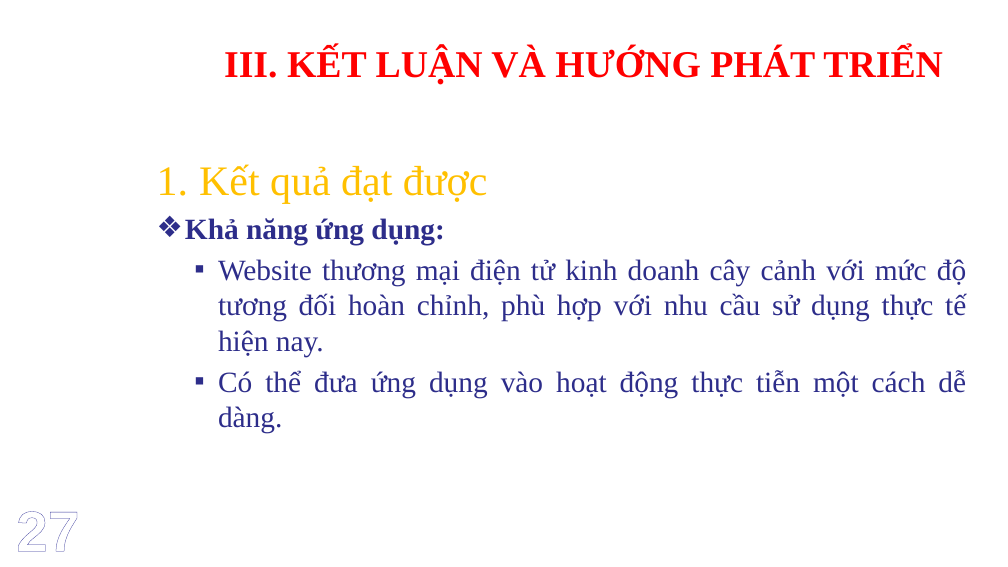
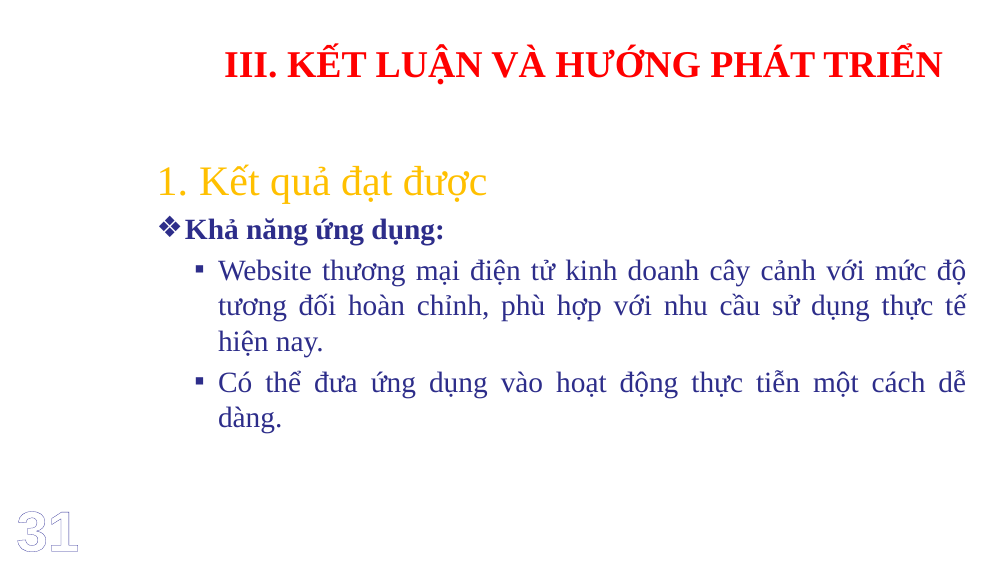
Before and after one commit to cuongtq185/LuanVanTotNghiep, a slide deck: slide 32 of Trần Quốc Cường - slide báo cáo luận văn.pptx (slide 28 before the commit). Drawn at 1008x567 pixels with LibreOffice and Linux fonts; fonts in the diff are those of the drawing; background and template pictures are left out. Boxes give left, top, right and bottom in pixels: in the first picture for what was removed or moved away, otherwise in the second. Text is boxed around its words. In the diff, an @@ line names an element or a change of style, - is before the commit and + after.

```diff
--- a/Trần Quốc Cường - slide báo cáo luận văn.pptx
+++ b/Trần Quốc Cường - slide báo cáo luận văn.pptx
@@ text at bbox=[16, 511, 79, 552]: text changed @@
-27
+31
```
Also in this commit, not shown: 26 other slides changed, 6 slides added, 2 slides removed, 3 other files.
